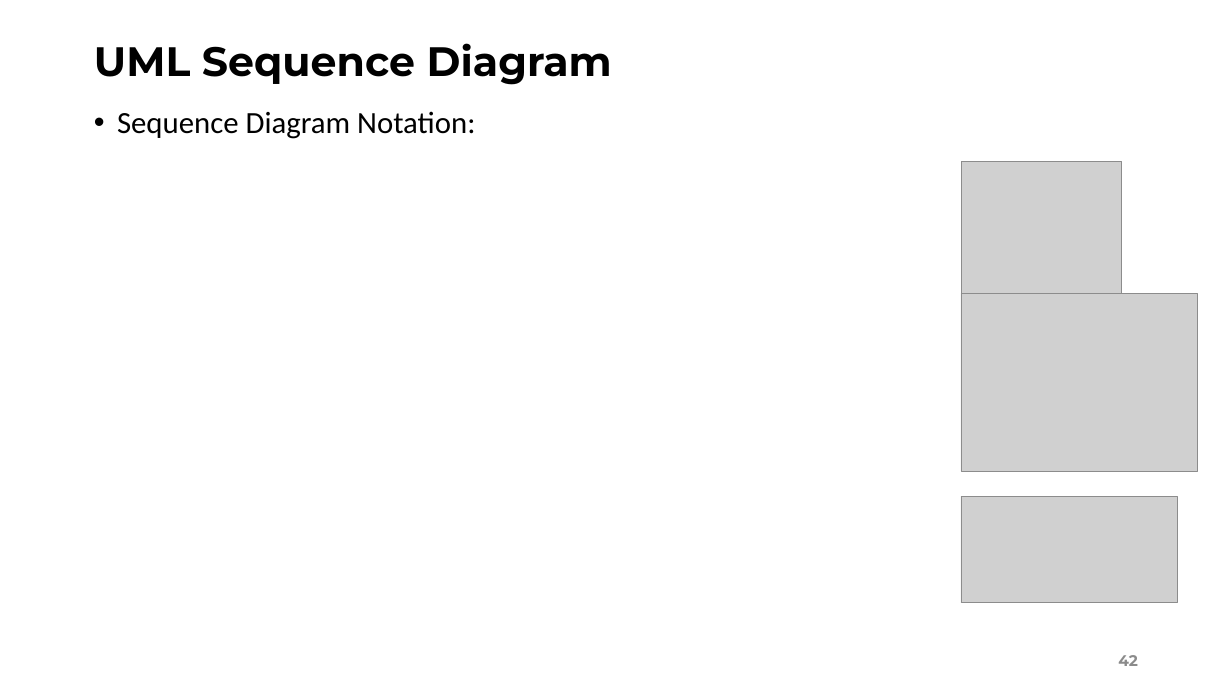
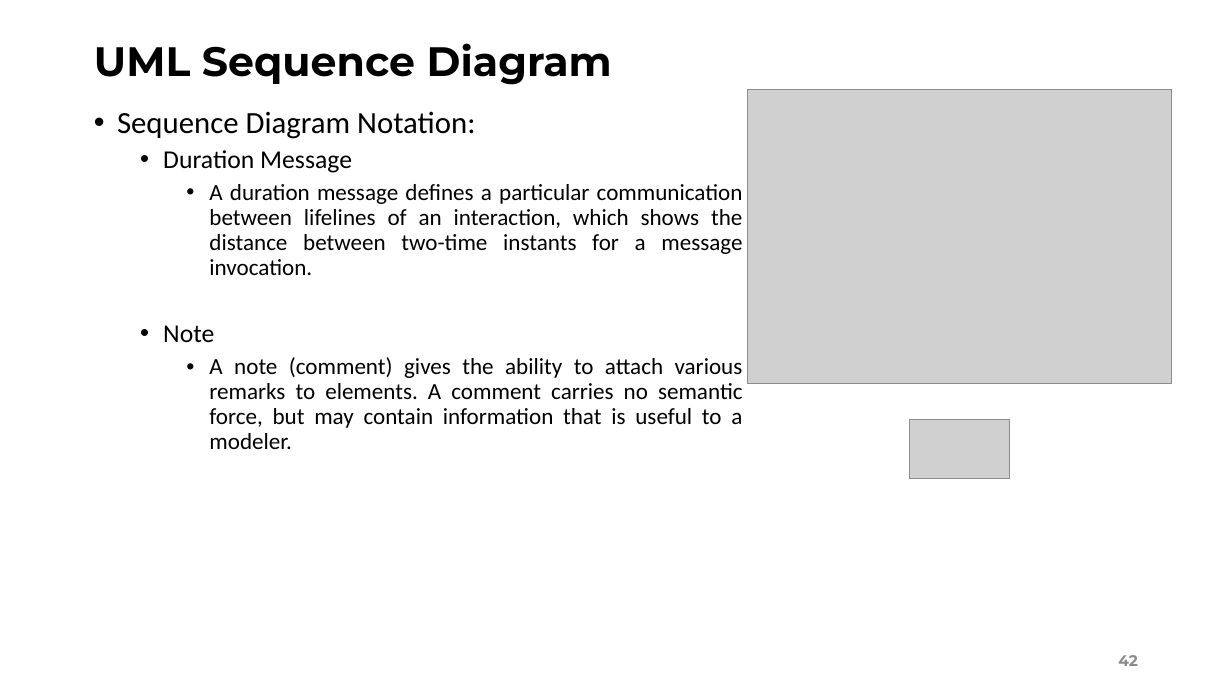
Before and after one commit to Utoixx/git_demo, a slide deck: slide 42 of UML.pptx. Drawn at 1232x693 pixels with LibreOffice and Linux fonts; fonts in the diff are those of the drawing; grey boxes stand for pictures. Boxes give left, top, right and bottom in pixels: in the first picture for what was removed or moved away, otherwise in the second. Text is boxed around its words. In the diff, an @@ line names an element or a change of style, - is before the commit and + after.

```diff
--- a/UML.pptx
+++ b/UML.pptx
@@ picture added at (748,90,1172,384) @@
@@ text at (163,150,743,449): paragraphs added @@
+  • Duration Message
+    • A duration message defines a particular communication between lifelines of an interaction, which shows the distance between two-time instants for a message invocation.
+  • Note
+    • A note (comment) gives the ability to attach various remarks to elements. A comment carries no semantic force, but may contain information that is useful to a modeler.
@@ picture removed at (961,161,1122,293) @@
@@ picture removed at (961,293,1198,471) @@
@@ picture added at (909,420,1009,479) @@
@@ picture removed at (961,496,1177,604) @@
```
Also in this commit, not shown: 3 other slides changed, 1 slide added.
